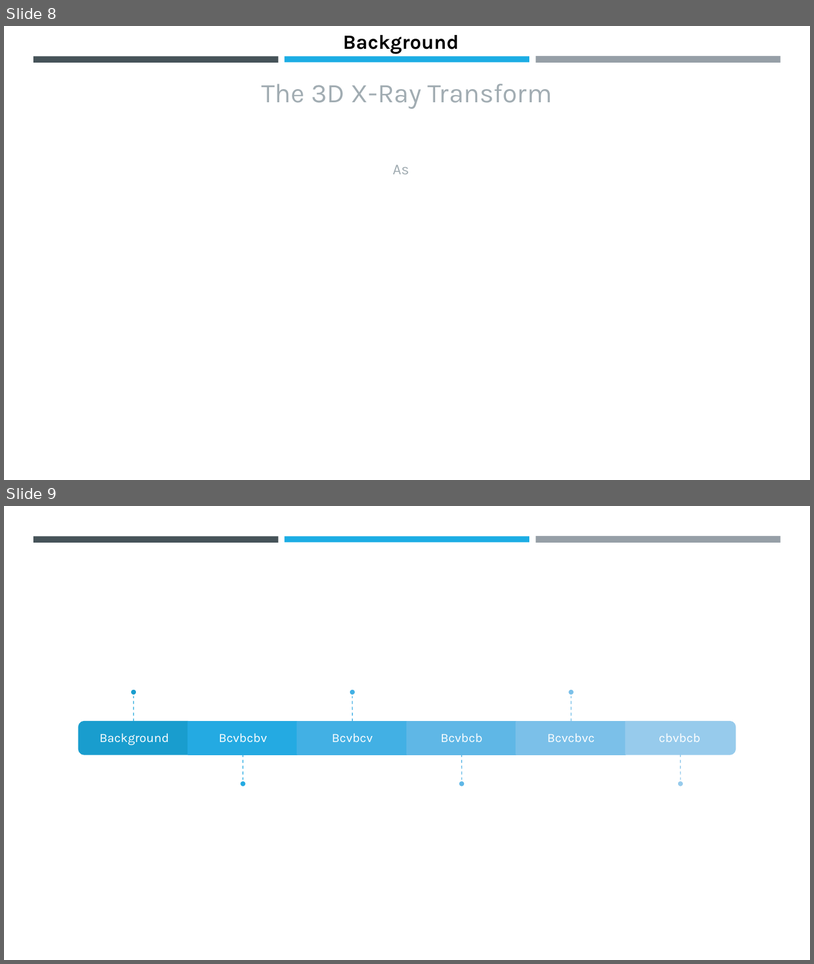
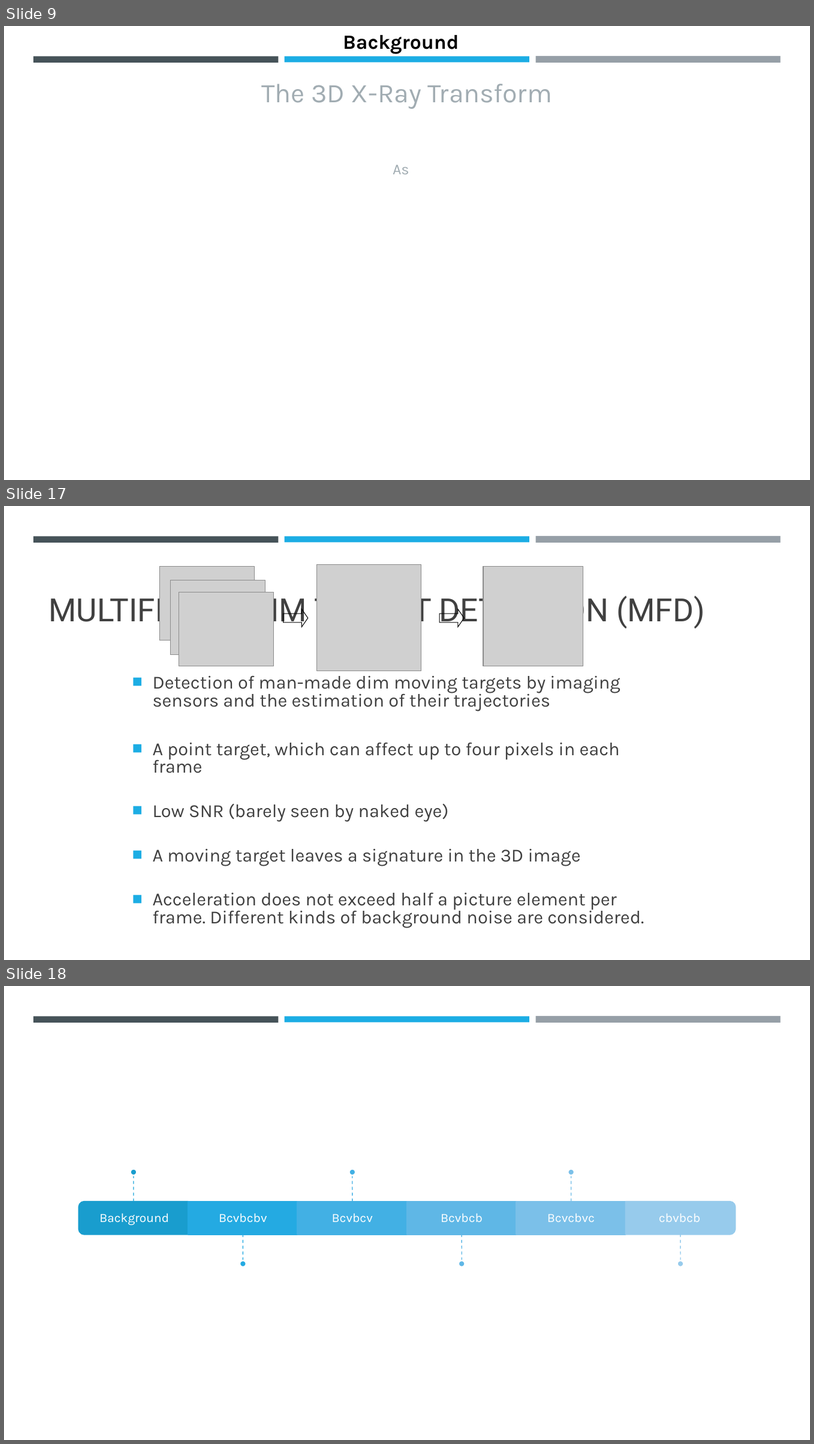
Before and after one commit to gvol11/MGA-MFD, a slide deck: Future Forward.pptx. Shown one above the other, each under a label of ours: slides 8 and 9 before the commit, slides 9, 17 and 18 after it; the slides between them are not shown. The pictures are 814x964 and 814x1444 pixels, drawn with LibreOffice and Linux fonts; fonts in the diff are those of the drawing; grey boxes stand for pictures. Boxes give left, top, right and bottom in pixels: in the first picture for what was removed or moved away, otherwise in the second. Text is boxed around its words. In the diff, an @@ line names an element or a change of style, - is before the commit and + after.

```diff
--- a/Future Forward.pptx
+++ b/Future Forward.pptx
@@ slide 17 added at (x1=4, y1=506, x2=810, y2=960), background #FFFFFF; not listed: 3 template elements that a slide beside it also shows @@
@@ picture added at (x1=159, y1=566, x2=254, y2=640) @@
@@ picture added at (x1=317, y1=565, x2=422, y2=671) @@
@@ picture added at (x1=484, y1=566, x2=584, y2=666) @@
@@ title added at (x1=48, y1=592, x2=705, y2=629), 38 pt, text #404040 @@
+MULTIFRAME DIM TARGET DETECTION (MFD)
@@ picture added at (x1=170, y1=580, x2=266, y2=655) @@
@@ picture added at (x1=179, y1=592, x2=274, y2=666) @@
@@ right arrow added at (x1=284, y1=609, x2=308, y2=627), outline #000000 0.75 pt @@
@@ right arrow added at (x1=440, y1=609, x2=464, y2=627), outline #000000 0.75 pt @@
@@ text added at (x1=153, y1=676, x2=644, y2=928), 22 pt, text #404040 @@
+■ Detection of man-made dim moving targets by imaging sensors and the estimation of their trajectories
+■ A point target, which can affect up to four pixels in each frame
+■ Low SNR (barely seen by naked eye)
+■ A moving target leaves a signature in the 3D image
+■ Acceleration does not exceed half a picture element per frame. Different kinds of background noise are considered.
@@ what was slide 8 is now slide 9 @@
@@ what was slide 9 is now slide 18 @@
```
Also in this commit, not shown: 2 slides changed, 20 other slides added.
